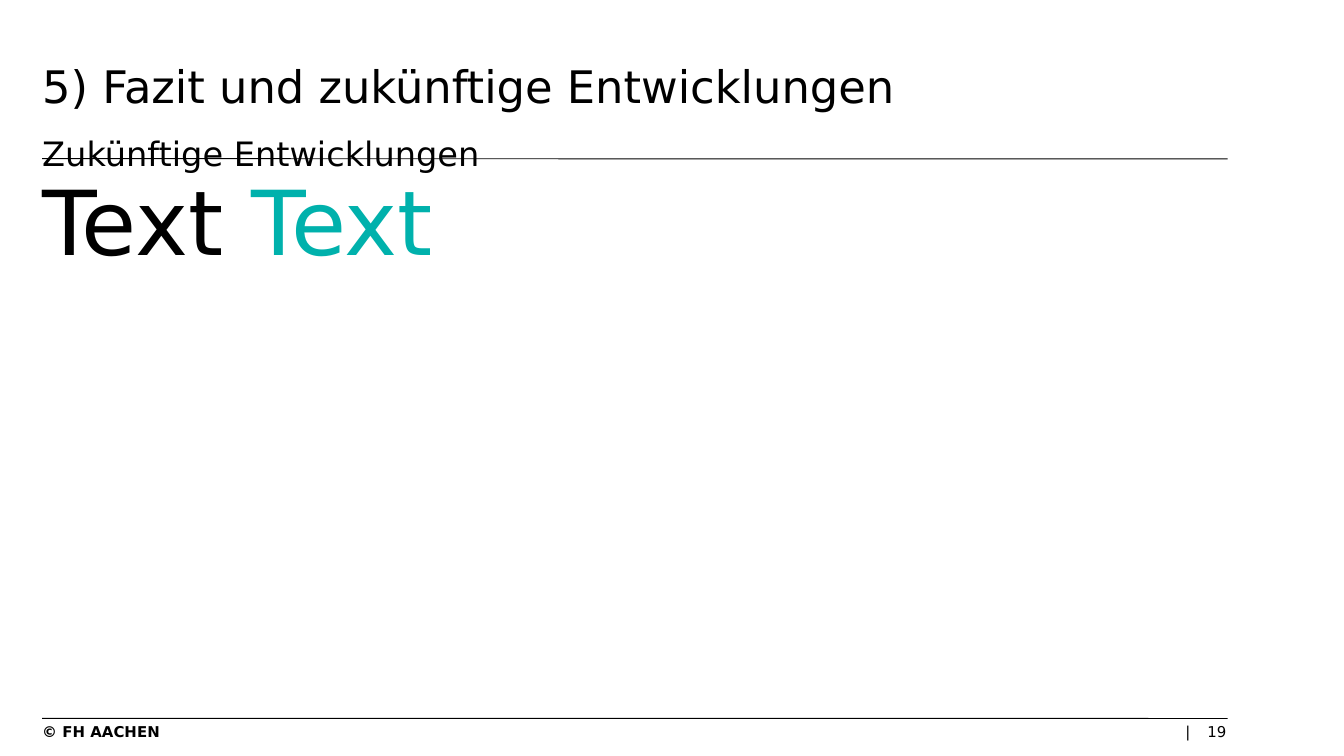
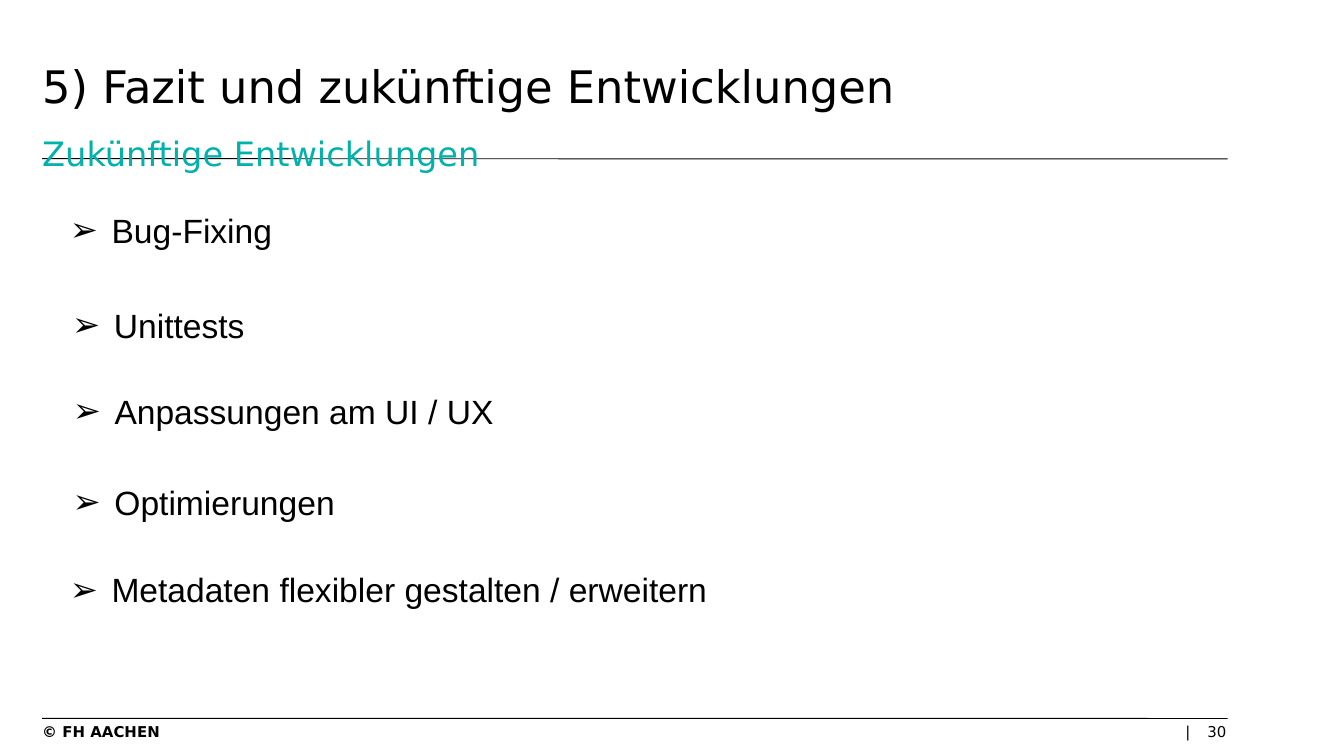
Before and after one commit to levithas/Bachelorprojekt, a slide deck: slide 30 of Dokumentation/Präsentation.pptx (slide 19 before the commit). Drawn at 1344x756 pixels with LibreOffice and Linux fonts; fonts in the diff are those of the drawing; background and template pictures are left out. Boxes give left, top, right and bottom in pixels: in the first picture for what was removed or moved away, otherwise in the second. Text is boxed around its words. In the diff, an @@ line names an element or a change of style, - is before the commit and + after.

```diff
--- a/Dokumentation/Präsentation.pptx
+++ b/Dokumentation/Präsentation.pptx
@@ title "5) Fazit und zukünftige Entwicklungen ..." at (x1=42, y1=69, x2=894, y2=173): text colour #000000 to #00B1AC in "Zukünftige Entwicklungen" @@
@@ text removed at (x1=42, y1=189, x2=433, y2=257) @@
-Text Text
@@ text added at (x1=112, y1=218, x2=272, y2=249), 18 pt, text #000000 @@
+➢ Bug-Fixing
@@ text added at (x1=114, y1=313, x2=245, y2=339), 18 pt, text #000000 @@
+➢ Unittests
@@ text added at (x1=115, y1=401, x2=494, y2=430), 18 pt, text #000000 @@
+➢ Anpassungen am UI / UX
@@ text added at (x1=114, y1=490, x2=334, y2=521), 18 pt, text #000000 @@
+➢ Optimierungen
@@ text added at (x1=112, y1=577, x2=707, y2=609), 18 pt, text #000000 @@
+➢ Metadaten flexibler gestalten / erweitern
@@ page number at (x1=1207, y1=726, x2=1226, y2=738): text changed @@
-19
+30
```
Also in this commit, not shown: 15 other slides changed, 16 slides added, 5 slides removed, 4 other files.
